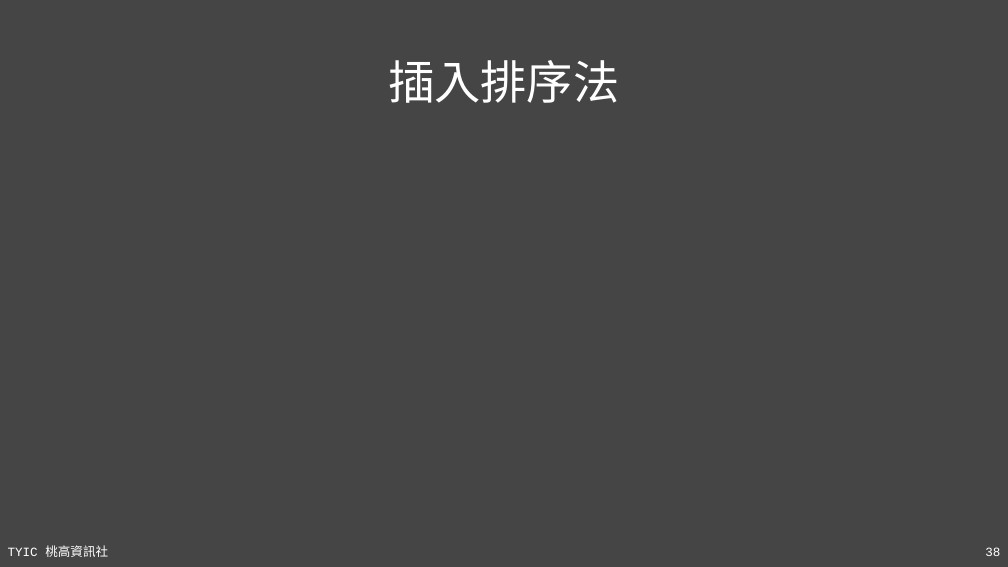
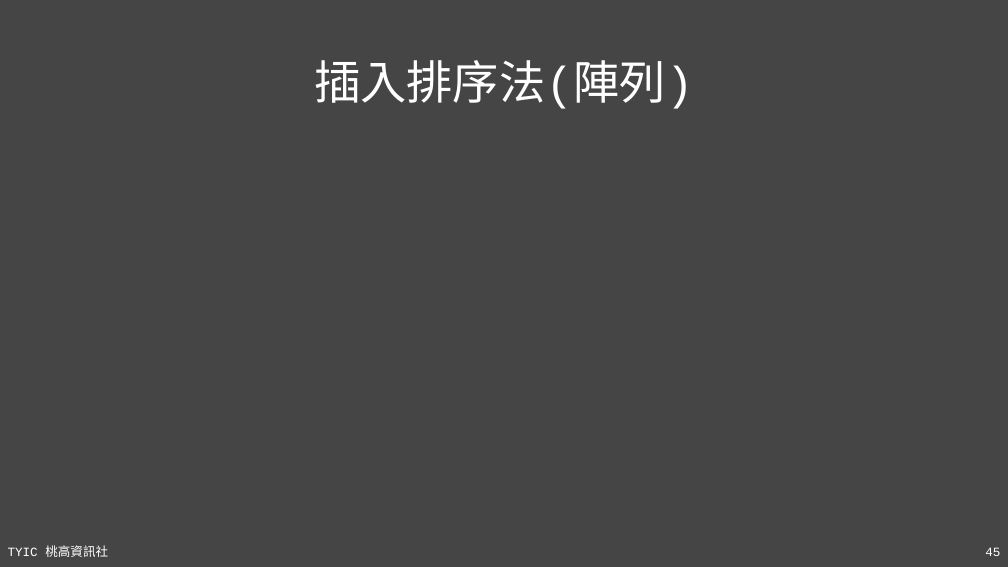
Before and after one commit to TYSHIC/slides, a slide deck: slide 45 of ppt/90_基礎資料結構與演算法.pptx (slide 38 before the commit). Drawn at 1008x567 pixels with LibreOffice and Linux fonts; fonts in the diff are those of the drawing; grey boxes stand for pictures. Boxes give left, top, right and bottom in pixels: in the first picture for what was removed or moved away, otherwise in the second. Text is boxed around its words. In the diff, an @@ line names an element or a change of style, - is before the commit and + after.

```diff
--- a/ppt/90_基礎資料結構與演算法.pptx
+++ b/ppt/90_基礎資料結構與演算法.pptx
@@ title at bbox=[314, 60, 693, 109]: text changed @@
-插入排序法
+插入排序法(陣列)
@@ page number at bbox=[985, 547, 1000, 556]: text changed @@
-38
+45
```
Also in this commit, not shown: 18 other slides changed, 13 slides added, 1 slide removed, 13 other files.
